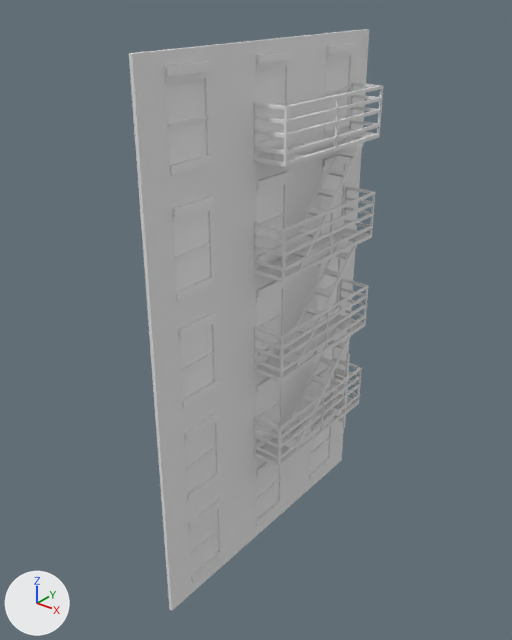
An edit to the Blender file Blender/Blender files/Buildings/Building pieces/Type 2/5 floors/Fire escape.blend, drawn before and after from the same camera.
Rendered twice from a camera (50 mm lens) standing at (1111.0, -1447.0, 1636.0) and looking at (-15.0, -39.0, 764.0). The axes (+X, +Y, +Z) are drawn at lower left. The lights are the same throughout.
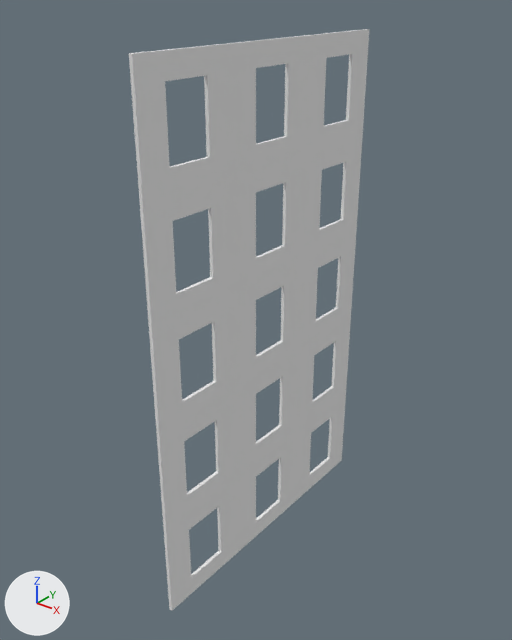
The change, as a diff of the scene's bpy script:
```diff
--- a/Blender/Blender files/Buildings/Building pieces/Type 2/5 floors/Fire escape.blend.py
+++ b/Blender/Blender files/Buildings/Building pieces/Type 2/5 floors/Fire escape.blend.py
@@ ob_cube_001 @@
-ob_cube_001 = bpy.data.objects.new('Cube.001', me_cube_009)
-ob_cube_001.location = (0.0, 238.0, 750.0)
-ob_cube_001.scale = (0.055, 0.025, 0.9)
@@ ob_cube_002 @@
-ob_cube_002 = bpy.data.objects.new('Cube.002', me_cube_005)
-ob_cube_002.location = (0.0, 238.0, 450.0)
-ob_cube_002.scale = (0.055, 0.025, 0.9)
@@ ob_cube_003 @@
-ob_cube_003 = bpy.data.objects.new('Cube.003', me_cube_010)
-ob_cube_003.location = (0.0, 238.0, 1050.0)
-ob_cube_003.scale = (0.055, 0.025, 0.9)
@@ ob_cube_004 @@
 ob_cube_004.scale = (0.055, 0.025, 0.9)
+ob_cube_004.hide_viewport = True
@@ ob_cube_005 @@
-ob_cube_005 = bpy.data.objects.new('Cube.005', me_cube_001)
-ob_cube_005.location = (0.0, 238.0, 150.0)
-ob_cube_005.scale = (0.055, 0.025, 0.9)
@@ ob_plane @@
 ob_plane.scale = (1.8, 1.0, 1.0)
+ob_plane.hide_viewport = True
@@ ob_cube_006 @@
-ob_cube_006 = bpy.data.objects.new('Cube.006', me_cube_002)
-ob_cube_006.location = (67.0, 159.0, 480.0)
-ob_cube_006.rotation_euler = (0.0, 0.785, -1.571)  # degrees (0, 45, -90)
-ob_cube_006.scale = (2.1, 0.3, 0.05)
@@ ob_cube_007 @@
 ob_cube_007.scale = (1.42, 0.3, 0.05)
+ob_cube_007.hide_viewport = True
@@ ob_cube_008 @@
-ob_cube_008 = bpy.data.objects.new('Cube.008', me_cube_004)
-ob_cube_008.location = (67.0, 159.0, 780.0)
-ob_cube_008.rotation_euler = (0.0, 0.785, -1.571)  # degrees (0, 45, -90)
-ob_cube_008.scale = (2.1, 0.3, 0.05)
@@ ob_cube_009 @@
-ob_cube_009 = bpy.data.objects.new('Cube.009', me_cube_006)
-ob_cube_009.location = (67.0, 159.0, 1080.0)
-ob_cube_009.rotation_euler = (0.0, 0.785, -1.571)  # degrees (0, 45, -90)
-ob_cube_009.scale = (2.1, 0.3, 0.05)
```

Location of each change, (x1, y1, x2, y2) in pixels of the pictures (512 x 640 px):
'Plane', hidden
    before: (167, 57, 350, 573)
'Cube.009', deleted
    before: (254, 82, 383, 269)
'Cube.008', deleted
    before: (254, 186, 375, 366)
'Cube.006', deleted
    before: (254, 278, 369, 450)
'Cube.007', hidden
    before: (253, 348, 362, 468)
'Cube.004', hidden
    before: (164, 43, 356, 175)
'Cube.003', deleted
    before: (172, 155, 349, 301)
'Cube.001', deleted
    before: (178, 247, 342, 408)
'Cube.005', deleted
    before: (189, 409, 335, 582)
'Cube.002', deleted
    before: (184, 336, 339, 501)
